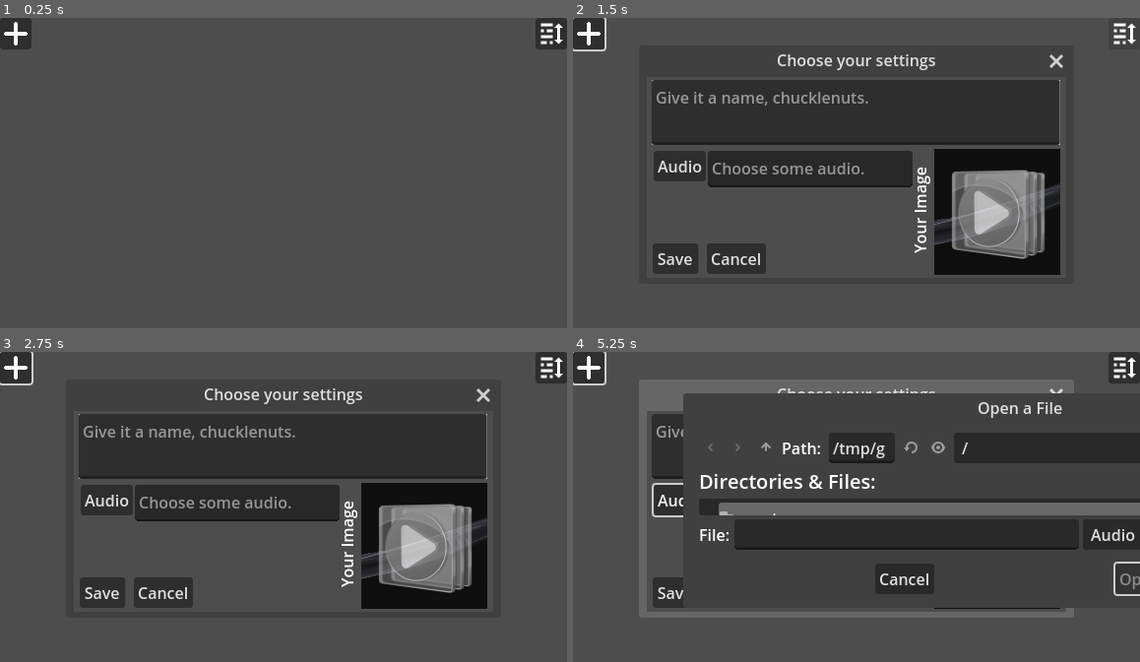
Above: before the commit, frames 1-4 (two rows, left to right).
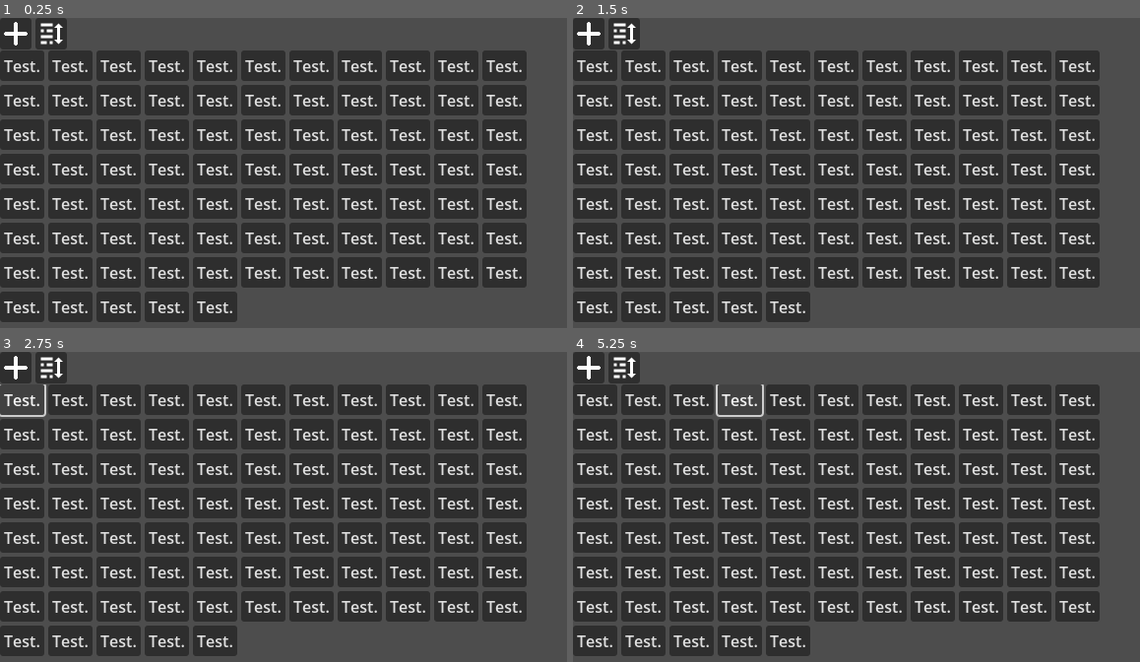
Above: after the commit, the same moments.

Repository: Pacomatic1/Pacos_Simple_GD_Soundboard
Game: Godot game, scene res://assets/scenes/playloadwindow/playaudiowindow.tscn
The game is run twice, just before and just after one commit, with the same random seed, the same clock (stepped at 60 frames per second) and the same inputs.
Inputs (mouse positions are in pixels of both pictures, inside the frame that each line leads up to; where the layout moved, square brackets give the same spot in the first picture):
- Up to frame 1 (0.25 s): no input
- Up to frame 2 (1.5 s): click (590, 33) at 0.5 s; click (624, 33) [1122, 33] at 1.25 s
- Up to frame 3 (2.75 s): click (22, 398) at 2 s, where only the run after the commit has a clickable "Test."
- Up to frame 4 (5.25 s): click (641, 398) at 2.75 s, where only the run after the commit has a clickable "Test."; click (680, 500) at 3.5 s, where only the run before the commit has a clickable "Audio"; click (692, 398) at 4.25 s, where only the run after the commit has a clickable "Test."; click (737, 398) at 5 s, where only the run after the commit has a clickable "Test."

The runs differ from the first frame. In frame 1, 62% of the frame differs, in the area x 0-100%, y 0-99%; in frame 2, 47%; in frame 3, 47%; in frame 4, 36%.

Commit message:
ade the grid and made sure it avoids overlap.
I will need a documentation because of how I do it....
yay.

Diff:
--- a/assets/scenes/audiocustomizewindow/audiocustomizewindow.gd
+++ b/assets/scenes/audiocustomizewindow/audiocustomizewindow.gd
@@ -2,7 +2,7 @@
 func _ready():
 	self.close_requested.connect(when_window_closed)
 	get_parent().send_to_modify_sound_effect.connect(when_given_information)
-	$Node/TextName/TextEdit.grab_focus()
+	$"Node/OK and Cancel/save".grab_focus()
 
 # When the parent tells it impportant imformation
 var unique_sound_id
--- a/assets/scenes/audiocustomizewindow/audiocustomizewindow.tscn
+++ b/assets/scenes/audiocustomizewindow/audiocustomizewindow.tscn
@@ -1,7 +1,6 @@
-[gd_scene load_steps=4 format=3 uid="uid://b1wnh57uyoy0d"]
+[gd_scene load_steps=3 format=3 uid="uid://b1wnh57uyoy0d"]
 
 [ext_resource type="Script" path="res://assets/scenes/audiocustomizewindow/audiocustomizewindow.gd" id="1_bk5al"]
-[ext_resource type="Script" path="res://assets/scenes/audiocustomizewindow/TextEdit.gd" id="2_2w8tm"]
 [ext_resource type="Texture2D" uid="uid://b2lsxsfpyegpe" path="res://assets/themes/default/unchosenaudioimage.png" id="2_lqb3e"]
 
 [node name="AddCustomizeAudio" type="Window"]
@@ -28,9 +27,11 @@
 offset_top = 3.0
 offset_right = 419.645
 offset_bottom = 68.985
+focus_neighbor_bottom = NodePath("../../Audio/Button")
+focus_next = NodePath("../../Audio/Button")
+focus_previous = NodePath("../../OK and Cancel/save")
 placeholder_text = "Give it a name, chucklenuts."
 draw_tabs = true
-script = ExtResource("2_2w8tm")
 
 [node name="OK and Cancel" type="Control" parent="Node"]
 layout_mode = 3
@@ -45,6 +46,10 @@
 offset_top = 98.695
 offset_right = 52.455
 offset_bottom = 129.695
+focus_neighbor_top = NodePath("../../Audio/Button")
+focus_neighbor_right = NodePath("../cancel")
+focus_next = NodePath("../cancel")
+focus_previous = NodePath("../../Image/TextureButton")
 text = "Save
 "
 
@@ -54,6 +59,11 @@
 offset_top = 99.21
 offset_right = 121.196
 offset_bottom = 130.21
+focus_neighbor_left = NodePath("../save")
+focus_neighbor_top = NodePath("../../Audio")
+focus_neighbor_right = NodePath("../../Image/TextureButton")
+focus_next = NodePath("../../TextName/TextEdit")
+focus_previous = NodePath("../save")
 text = "Cancel
 "
 
@@ -73,6 +83,11 @@
 offset_top = -11.345
 offset_right = 50.5
 offset_bottom = 19.655
+focus_neighbor_top = NodePath("../../TextName/TextEdit")
+focus_neighbor_right = NodePath("../../Image/TextureButton")
+focus_neighbor_bottom = NodePath("../../OK and Cancel/save")
+focus_next = NodePath("../../Image/TextureButton")
+focus_previous = NodePath("../../TextName/TextEdit")
 text = "Audio"
 
 [node name="TextEdit" type="TextEdit" parent="Node/Audio"]
@@ -103,6 +118,10 @@
 offset_top = 73.19
 offset_right = 250.0
 offset_bottom = 201.19
+focus_neighbor_left = NodePath("../../Audio/Button")
+focus_neighbor_top = NodePath("../../TextName/TextEdit")
+focus_next = NodePath("../../OK and Cancel/save")
+focus_previous = NodePath("../../Audio/Button")
 texture_normal = ExtResource("2_lqb3e")
 ignore_texture_size = true
 stretch_mode = 0
--- /dev/null
+++ b/assets/scenes/misc/focuscontrols/exit_any_text_edit.gd
@@ -0,0 +1,11 @@
+extends Node
+
+
+# Called when the node enters the scene tree for the first time.
+func _ready():
+	pass # Replace with function body.
+
+
+# Called every frame. 'delta' is the elapsed time since the previous frame.
+func _process(delta):
+	pass
--- a/assets/scenes/playloadwindow/playaudiowindow.gd
+++ b/assets/scenes/playloadwindow/playaudiowindow.gd
@@ -3,7 +3,17 @@
 var credits_window = load("res://assets/scenes/misc/credits/credits.tscn")
 signal send_to_modify_sound_effect(unique_id)
 
+func _ready():
+	get_tree().get_root().size_changed.connect(on_window_resize)
+	on_window_resize()
 
+func on_window_resize(): # When the window resizes...
+	print("Window is being resized.")
+	# Avoid object overlap...
+	var TopBarContainerSizeHeight = $UI_Parent/TopBar/HBoxContainer.size.y * $UI_Parent/TopBar/HBoxContainer.scale.y
+	var TopBarContainerSizeHeightMargin = TopBarContainerSizeHeight + (1 * $UI_Parent/TopBar/HBoxContainer.scale.y)
+	$UI_Parent/SoundBoardGrid/ScrollContainer.position = Vector2(0,0)
+	$UI_Parent/SoundBoardGrid/ScrollContainer.position.y += TopBarContainerSizeHeightMargin
 
 # Once you decide to modify an object...
 var new_sound = true
--- a/assets/scenes/playloadwindow/playaudiowindow.tscn
+++ b/assets/scenes/playloadwindow/playaudiowindow.tscn
@@ -16,43 +16,382 @@
 grow_vertical = 2
 
 [node name="TopBar" type="Control" parent="UI_Parent"]
-layout_direction = 2
-layout_mode = 1
-anchors_preset = 10
-anchor_right = 1.0
-grow_horizontal = 2
-
-[node name="FileButton" type="Control" parent="UI_Parent/TopBar"]
-layout_mode = 1
+layout_mode = 2
 anchors_preset = 0
-offset_right = 191.0
+offset_right = 576.0
+grow_horizontal = 2
+
+[node name="HBoxContainer" type="HBoxContainer" parent="UI_Parent/TopBar"]
+custom_minimum_size = Vector2(0, 32)
+layout_mode = 2
+offset_right = 576.0
 offset_bottom = 32.0
-
-[node name="FileModButton" type="Button" parent="UI_Parent/TopBar/FileButton"]
-layout_mode = 0
-offset_right = 32.0
-offset_bottom = 32.0
+grow_horizontal = 2
+
+[node name="FileModButton" type="Button" parent="UI_Parent/TopBar/HBoxContainer"]
+custom_minimum_size = Vector2(32, 32)
+layout_mode = 2
 mouse_default_cursor_shape = 2
 icon = ExtResource("2_pulwo")
 icon_alignment = 1
 expand_icon = true
 
-[node name="CreditButton" type="Control" parent="UI_Parent/TopBar"]
-layout_mode = 1
-anchors_preset = 1
-anchor_left = 1.0
-anchor_right = 1.0
-grow_horizontal = 0
-
-[node name="CreditsButton" type="Button" parent="UI_Parent/TopBar/CreditButton"]
-layout_mode = 0
-offset_left = -32.0
-offset_bottom = 32.0
+[node name="CreditsButton" type="Button" parent="UI_Parent/TopBar/HBoxContainer"]
+custom_minimum_size = Vector2(32, 32)
+layout_mode = 2
 icon = ExtResource("3_5bcy6")
 icon_alignment = 1
 expand_icon = true
 
 [node name="SoundBoardGrid" type="Node" parent="UI_Parent"]
 
-[connection signal="pressed" from="UI_Parent/TopBar/FileButton/FileModButton" to="." method="_on_file_mod_button_pressed"]
-[connection signal="pressed" from="UI_Parent/TopBar/CreditButton/CreditsButton" to="." method="_on_credits_button_pressed"]
+[node name="Control" type="Control" parent="UI_Parent/SoundBoardGrid"]
+layout_mode = 3
+anchors_preset = 15
+anchor_right = 1.0
+anchor_bottom = 1.0
+grow_horizontal = 2
+grow_vertical = 2
+
+[node name="ScrollContainer" type="ScrollContainer" parent="UI_Parent/SoundBoardGrid"]
+anchors_preset = 10
+anchor_right = 1.0
+offset_top = 32.0
+offset_bottom = 356.0
+grow_horizontal = 2
+horizontal_scroll_mode = 0
+
+[node name="GridContainer" type="GridContainer" parent="UI_Parent/SoundBoardGrid/ScrollContainer"]
+layout_mode = 2
+columns = 11
+
+[node name="Button91" type="Button" parent="UI_Parent/SoundBoardGrid/ScrollContainer/GridContainer"]
+layout_mode = 2
+text = "Test."
+
+[node name="Button92" type="Button" parent="UI_Parent/SoundBoardGrid/ScrollContainer/GridContainer"]
+layout_mode = 2
+text = "Test."
+
+[node name="Button93" type="Button" parent="UI_Parent/SoundBoardGrid/ScrollContainer/GridContainer"]
+layout_mode = 2
+text = "Test."
+
+[node name="Button94" type="Button" parent="UI_Parent/SoundBoardGrid/ScrollContainer/GridContainer"]
+layout_mode = 2
+text = "Test."
+
+[node name="Button95" type="Button" parent="UI_Parent/SoundBoardGrid/ScrollContainer/GridContainer"]
+layout_mode = 2
+text = "Test."
+
+[node name="Button96" type="Button" parent="UI_Parent/SoundBoardGrid/ScrollContainer/GridContainer"]
+layout_mode = 2
+text = "Test."
+
+[node name="Button97" type="Button" parent="UI_Parent/SoundBoardGrid/ScrollContainer/GridContainer"]
+layout_mode = 2
+text = "Test."
+
+[node name="Button39" type="Button" parent="UI_Parent/SoundBoardGrid/ScrollContainer/GridContainer"]
+layout_mode = 2
+text = "Test."
+
+[node name="Button40" type="Button" parent="UI_Parent/SoundBoardGrid/ScrollContainer/GridContainer"]
+layout_mode = 2
+text = "Test."
+
+[node name="Button41" type="Button" parent="UI_Parent/SoundBoardGrid/ScrollContainer/GridContainer"]
+layout_mode = 2
+text = "Test."
+
+[node name="Button42" type="Button" parent="UI_Parent/SoundBoardGrid/ScrollContainer/GridContainer"]
+layout_mode = 2
+text = "Test."
+
+[node name="Button43" type="Button" parent="UI_Parent/SoundBoardGrid/ScrollContainer/GridContainer"]
+layout_mode = 2
+text = "Test."
+
+[node name="Button44" type="Button" parent="UI_Parent/SoundBoardGrid/ScrollContainer/GridContainer"]
+layout_mode = 2
+text = "Test."
+
+[node name="Button45" type="Button" parent="UI_Parent/SoundBoardGrid/ScrollContainer/GridContainer"]
+layout_mode = 2
+text = "Test."
+
+[node name="Button46" type="Button" parent="UI_Parent/SoundBoardGrid/ScrollContainer/GridContainer"]
+layout_mode = 2
+text = "Test."
+
+[node name="Button47" type="Button" parent="UI_Parent/SoundBoardGrid/ScrollContainer/GridContainer"]
+layout_mode = 2
+text = "Test."
+
+[node name="Button48" type="Button" parent="UI_Parent/SoundBoardGrid/ScrollContainer/GridContainer"]
+layout_mode = 2
+text = "Test."
+
+[node name="Button49" type="Button" parent="UI_Parent/SoundBoardGrid/ScrollContainer/GridContainer"]
+layout_mode = 2
+text = "Test."
+
+[node name="Button50" type="Button" parent="UI_Parent/SoundBoardGrid/ScrollContainer/GridContainer"]
+layout_mode = 2
+text = "Test."
+
+[node name="Button51" type="Button" parent="UI_Parent/SoundBoardGrid/ScrollContainer/GridContainer"]
+layout_mode = 2
+text = "Test."
+
+[node name="Button52" type="Button" parent="UI_Parent/SoundBoardGrid/ScrollContainer/GridContainer"]
+layout_mode = 2
+text = "Test."
+
+[node name="Button53" type="Button" parent="UI_Parent/SoundBoardGrid/ScrollContainer/GridContainer"]
+layout_mode = 2
+text = "Test."
+
+[node name="Button54" type="Button" parent="UI_Parent/SoundBoardGrid/ScrollContainer/GridContainer"]
+layout_mode = 2
+text = "Test."
+
+[node name="Button55" type="Button" parent="UI_Parent/SoundBoardGrid/ScrollContainer/GridContainer"]
+layout_mode = 2
+text = "Test."
+
+[node name="Button56" type="Button" parent="UI_Parent/SoundBoardGrid/ScrollContainer/GridContainer"]
+layout_mode = 2
+text = "Test."
+
+[node name="Button57" type="Button" parent="UI_Parent/SoundBoardGrid/ScrollContainer/GridContainer"]
+layout_mode = 2
+text = "Test."
+
+[node name="Button58" type="Button" parent="UI_Parent/SoundBoardGrid/ScrollContainer/GridContainer"]
+layout_mode = 2
+text = "Test."
+
+[node name="Button59" type="Button" parent="UI_Parent/SoundBoardGrid/ScrollContainer/GridContainer"]
+layout_mode = 2
+text = "Test."
+
+[node name="Button60" type="Button" parent="UI_Parent/SoundBoardGrid/ScrollContainer/GridContainer"]
+layout_mode = 2
+text = "Test."
+
+[node name="Button61" type="Button" parent="UI_Parent/SoundBoardGrid/ScrollContainer/GridContainer"]
+layout_mode = 2
+text = "Test."
+
+[node name="Button62" type="Button" parent="UI_Parent/SoundBoardGrid/ScrollContainer/GridContainer"]
+layout_mode = 2
+text = "Test."
+
+[node name="Button63" type="Button" parent="UI_Parent/SoundBoardGrid/ScrollContainer/GridContainer"]
+layout_mode = 2
+text = "Test."
+
+[node name="Button64" type="Button" parent="UI_Parent/SoundBoardGrid/ScrollContainer/GridContainer"]
+layout_mode = 2
+text = "Test."
+
+[node name="Button65" type="Button" parent="UI_Parent/SoundBoardGrid/ScrollContainer/GridContainer"]
+layout_mode = 2
+text = "Test."
+
+[node name="Button66" type="Button" parent="UI_Parent/SoundBoardGrid/ScrollContainer/GridContainer"]
+layout_mode = 2
+text = "Test."
+
+[node name="Button67" type="Button" parent="UI_Parent/SoundBoardGrid/ScrollContainer/GridContainer"]
+layout_mode = 2
+text = "Test."
+
+[node name="Button68" type="Button" parent="UI_Parent/SoundBoardGrid/ScrollContainer/GridContainer"]
+layout_mode = 2
+text = "Test."
+
+[node name="Button69" type="Button" parent="UI_Parent/SoundBoardGrid/ScrollContainer/GridContainer"]
+layout_mode = 2
+text = "Test."
+
+[node name="Button70" type="Button" parent="UI_Parent/SoundBoardGrid/ScrollContainer/GridContainer"]
+layout_mode = 2
+text = "Test."
+
+[node name="Button71" type="Button" parent="UI_Parent/SoundBoardGrid/ScrollContainer/GridContainer"]
+layout_mode = 2
+text = "Test."
+
+[node name="Button72" type="Button" parent="UI_Parent/SoundBoardGrid/ScrollContainer/GridContainer"]
+layout_mode = 2
+text = "Test."
+
+[node name="Button73" type="Button" parent="UI_Parent/SoundBoardGrid/ScrollContainer/GridContainer"]
+layout_mode = 2
+text = "Test."
+
+[node name="Button74" type="Button" parent="UI_Parent/SoundBoardGrid/ScrollContainer/GridContainer"]
+layout_mode = 2
+text = "Test."
+
+[node name="Button75" type="Button" parent="UI_Parent/SoundBoardGrid/ScrollContainer/GridContainer"]
+layout_mode = 2
+text = "Test."
+
+[node name="Button17" type="Button" parent="UI_Parent/SoundBoardGrid/ScrollContainer/GridContainer"]
+layout_mode = 2
+text = "Test."
+
+[node name="Button18" type="Button" parent="UI_Parent/SoundBoardGrid/ScrollContainer/GridContainer"]
+layout_mode = 2
+text = "Test."
+
+[node name="Button19" type="Button" parent="UI_Parent/SoundBoardGrid/ScrollContainer/GridContainer"]
+layout_mode = 2
+text = "Test."
+
+[node name="Button20" type="Button" parent="UI_Parent/SoundBoardGrid/ScrollContainer/GridContainer"]
+layout_mode = 2
+text = "Test."
+
+[node name="Button21" type="Button" parent="UI_Parent/SoundBoardGrid/ScrollContainer/GridContainer"]
+layout_mode = 2
+text = "Test."
+
+[node name="Button22" type="Button" parent="UI_Parent/SoundBoardGrid/ScrollContainer/GridContainer"]
+layout_mode = 2
+text = "Test."
+
+[node name="Button23" type="Button" parent="UI_Parent/SoundBoardGrid/ScrollContainer/GridContainer"]
+layout_mode = 2
+text = "Test."
+
+[node name="Button35" type="Button" parent="UI_Parent/SoundBoardGrid/ScrollContainer/GridContainer"]
+layout_mode = 2
+text = "Test."
+
+[node name="Button36" type="Button" parent="UI_Parent/SoundBoardGrid/ScrollContainer/GridContainer"]
+layout_mode = 2
+text = "Test."
+
+[node name="Button37" type="Button" parent="UI_Parent/SoundBoardGrid/ScrollContainer/GridContainer"]
+layout_mode = 2
+text = "Test."
+
+[node name="Button38" type="Button" parent="UI_Parent/SoundBoardGrid/ScrollContainer/GridContainer"]
+layout_mode = 2
+text = "Test."
+
+[node name="Button24" type="Button" parent="UI_Parent/SoundBoardGrid/ScrollContainer/GridContainer"]
+layout_mode = 2
+text = "Test."
+
+[node name="Button25" type="Button" parent="UI_Parent/SoundBoardGrid/ScrollContainer/GridContainer"]
+layout_mode = 2
+text = "Test."
+
+[node name="Button26" type="Button" parent="UI_Parent/SoundBoardGrid/ScrollContainer/GridContainer"]
+layout_mode = 2
+text = "Test."
+
+[node name="Button27" type="Button" parent="UI_Parent/SoundBoardGrid/ScrollContainer/GridContainer"]
+layout_mode = 2
+text = "Test."
+
+[node name="Button28" type="Button" parent="UI_Parent/SoundBoardGrid/ScrollContainer/GridContainer"]
+layout_mode = 2
+text = "Test."
+
+[node name="Button29" type="Button" parent="UI_Parent/SoundBoardGrid/ScrollContainer/GridContainer"]
+layout_mode = 2
+text = "Test."
+
+[node name="Button30" type="Button" parent="UI_Parent/SoundBoardGrid/ScrollContainer/GridContainer"]
+layout_mode = 2
+text = "Test."
+
+[node name="Button31" type="Button" parent="UI_Parent/SoundBoardGrid/ScrollContainer/GridContainer"]
+layout_mode = 2
+text = "Test."
+
+[node name="Button32" type="Button" parent="UI_Parent/SoundBoardGrid/ScrollContainer/GridContainer"]
+layout_mode = 2
+text = "Test."
+
+[node name="Button33" type="Button" parent="UI_Parent/SoundBoardGrid/ScrollContainer/GridContainer"]
+layout_mode = 2
+text = "Test."
+
+[node name="Button34" type="Button" parent="UI_Parent/SoundBoardGrid/ScrollContainer/GridContainer"]
+layout_mode = 2
+text = "Test."
+
+[node name="Button2" type="Button" parent="UI_Parent/SoundBoardGrid/ScrollContainer/GridContainer"]
+layout_mode = 2
+text = "Test."
+
+[node name="Button3" type="Button" parent="UI_Parent/SoundBoardGrid/ScrollContainer/GridContainer"]
+layout_mode = 2
+text = "Test."
+
+[node name="Button4" type="Button" parent="UI_Parent/SoundBoardGrid/ScrollContainer/GridContainer"]
+layout_mode = 2
+text = "Test."
+
+[node name="Button5" type="Button" parent="UI_Parent/SoundBoardGrid/ScrollContainer/GridContainer"]
+layout_mode = 2
+text = "Test."
+
+[node name="Button6" type="Button" parent="UI_Parent/SoundBoardGrid/ScrollContainer/GridContainer"]
+layout_mode = 2
+text = "Test."
+
+[node name="Button7" type="Button" parent="UI_Parent/SoundBoardGrid/ScrollContainer/GridContainer"]
+layout_mode = 2
+text = "Test."
+
+[node name="Button8" type="Button" parent="UI_Parent/SoundBoardGrid/ScrollContainer/GridContainer"]
+layout_mode = 2
+text = "Test."
+
+[node name="Button9" type="Button" parent="UI_Parent/SoundBoardGrid/ScrollContainer/GridContainer"]
+layout_mode = 2
+text = "Test."
+
+[node name="Button10" type="Button" parent="UI_Parent/SoundBoardGrid/ScrollContainer/GridContainer"]
+layout_mode = 2
+text = "Test."
+
+[node name="Button11" type="Button" parent="UI_Parent/SoundBoardGrid/ScrollContainer/GridContainer"]
+layout_mode = 2
+text = "Test."
+
+[node name="Button12" type="Button" parent="UI_Parent/SoundBoardGrid/ScrollContainer/GridContainer"]
+layout_mode = 2
+text = "Test."
+
+[node name="Button13" type="Button" parent="UI_Parent/SoundBoardGrid/ScrollContainer/GridContainer"]
+layout_mode = 2
+text = "Test."
+
+[node name="Button14" type="Button" parent="UI_Parent/SoundBoardGrid/ScrollContainer/GridContainer"]
+layout_mode = 2
+text = "Test."
+
+[node name="Button15" type="Button" parent="UI_Parent/SoundBoardGrid/ScrollContainer/GridContainer"]
+layout_mode = 2
+text = "Test."
+
+[node name="Button16" type="Button" parent="UI_Parent/SoundBoardGrid/ScrollContainer/GridContainer"]
+layout_mode = 2
+text = "Test."
+
+[node name="Button76" type="Button" parent="UI_Parent/SoundBoardGrid/ScrollContainer/GridContainer"]
+layout_mode = 2
+text = "Test."
+
+[connection signal="pressed" from="UI_Parent/TopBar/HBoxContainer/FileModButton" to="." method="_on_file_mod_button_pressed"]
+[connection signal="pressed" from="UI_Parent/TopBar/HBoxContainer/CreditsButton" to="." method="_on_credits_button_pressed"]
--- a/project.godot
+++ b/project.godot
@@ -28,6 +28,17 @@
 window/stretch/aspect="expand"
 window/ios/allow_high_refresh_rate=false
 
+[input]
+
+ui_accept={
+"deadzone": 0.5,
+"events": [Object(InputEventKey,"resource_local_to_scene":false,"resource_name":"","device":0,"window_id":0,"alt_pressed":false,"shift_pressed":false,"ctrl_pressed":false,"meta_pressed":false,"pressed":false,"keycode":4194309,"physical_keycode":0,"key_label":0,"unicode":0,"echo":false,"script":null)
+, Object(InputEventKey,"resource_local_to_scene":false,"resource_name":"","device":0,"window_id":0,"alt_pressed":false,"shift_pressed":false,"ctrl_pressed":false,"meta_pressed":false,"pressed":false,"keycode":4194310,"physical_keycode":0,"key_label":0,"unicode":0,"echo":false,"script":null)
+, Object(InputEventKey,"resource_local_to_scene":false,"resource_name":"","device":0,"window_id":0,"alt_pressed":false,"shift_pressed":false,"ctrl_pressed":false,"meta_pressed":false,"pressed":false,"keycode":32,"physical_keycode":0,"key_label":0,"unicode":32,"echo":false,"script":null)
+, Object(InputEventJoypadButton,"resource_local_to_scene":false,"resource_name":"","device":0,"button_index":0,"pressure":0.0,"pressed":false,"script":null)
+]
+}
+
 [rendering]
 
 renderer/rendering_method="gl_compatibility"
Not shown, changed: assets/thinking/project organizer.txt
